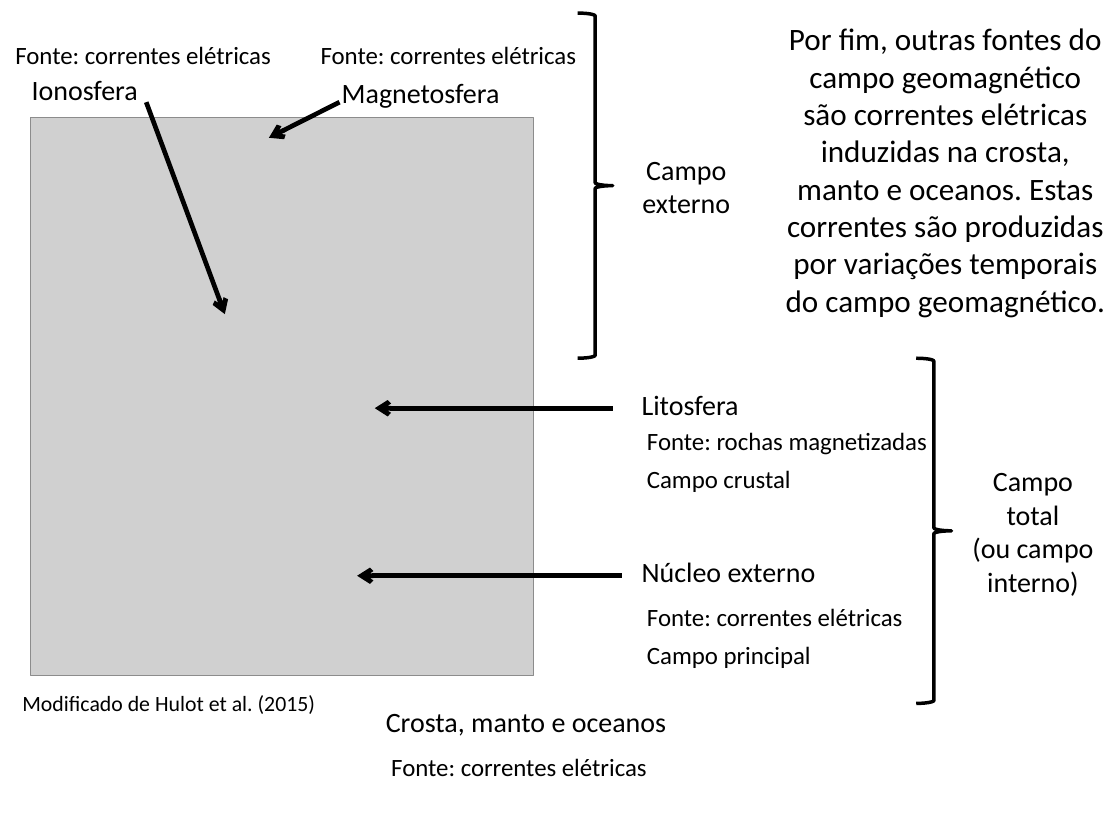
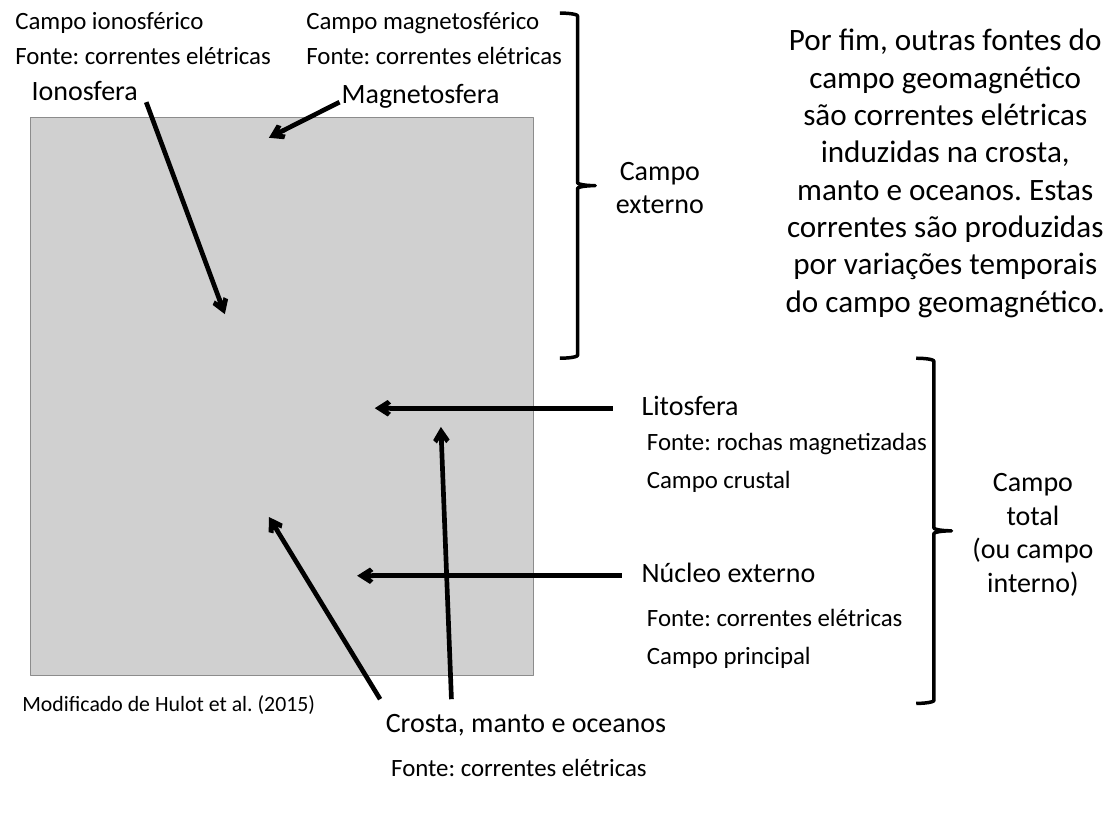
Before and after one commit to pinga-lab/CE-VII-SimBGf-2016, a slide deck: slide 23 of slides/4_anomalia_campo_total.pptx. Drawn at 1120x840 pixels with LibreOffice and Linux fonts; fonts in the diff are those of the drawing; grey boxes stand for pictures. Boxes give left, top, right and bottom in pixels: in the first picture for what was removed or moved away, otherwise in the second. Text is boxed around its words. In the diff, an @@ line names an element or a change of style, - is before the commit and + after.

Commit message:
descricao qualitativa da anomalia de campo total

```diff
--- a/slides/4_anomalia_campo_total.pptx
+++ b/slides/4_anomalia_campo_total.pptx
@@ text added at box(15, 12, 203, 33), 16 pt, text #000000 @@
+Campo ionosférico
@@ text added at box(306, 12, 539, 34), 16 pt, text #000000 @@
+Campo magnetosférico
@@ right brace: place and size @@
-right brace at box(578, 13, 613, 358)
+right brace at box(560, 13, 595, 358)
@@ text "Fonte: correntes elétricas": place and size @@
-text "Fonte: correntes elétricas" at box(321, 46, 576, 65)
+text "Fonte: correntes elétricas" at box(306, 46, 562, 65)
@@ text "Campo": place and size @@
-text "Campo" at box(642, 162, 730, 214)
+text "Campo" at box(616, 162, 704, 214)
@@ arrow added from (451, 699) to (441, 427), #000000 3 pt @@
@@ arrow added from (380, 699) to (269, 517), #000000 3 pt @@
```
Also in this commit, not shown: 8 other slides changed, 54 slides added, 2 other files.
